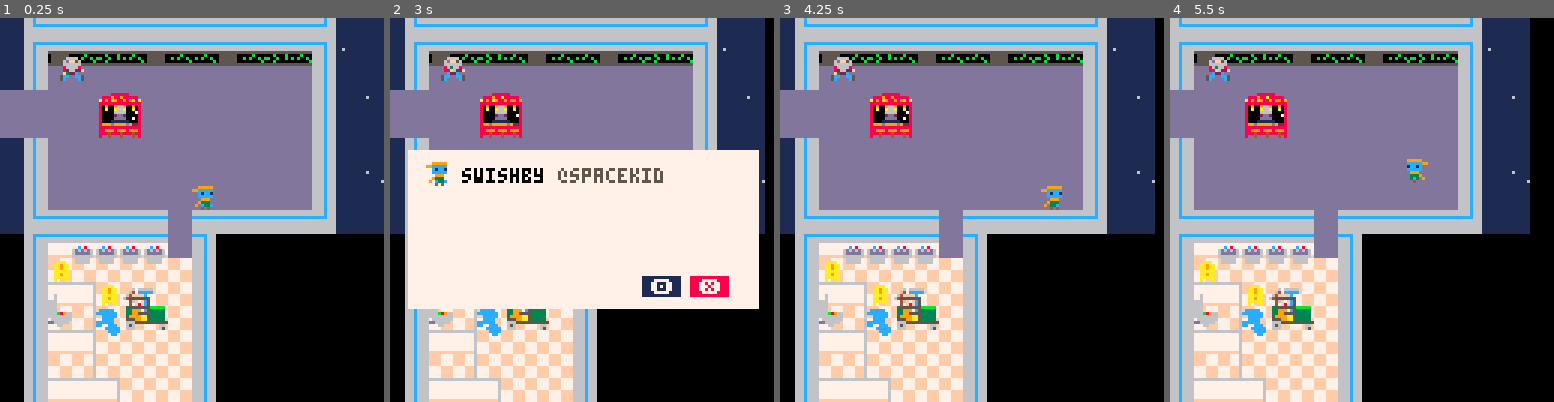
Above: before the commit, frames 1-4 (left to right).
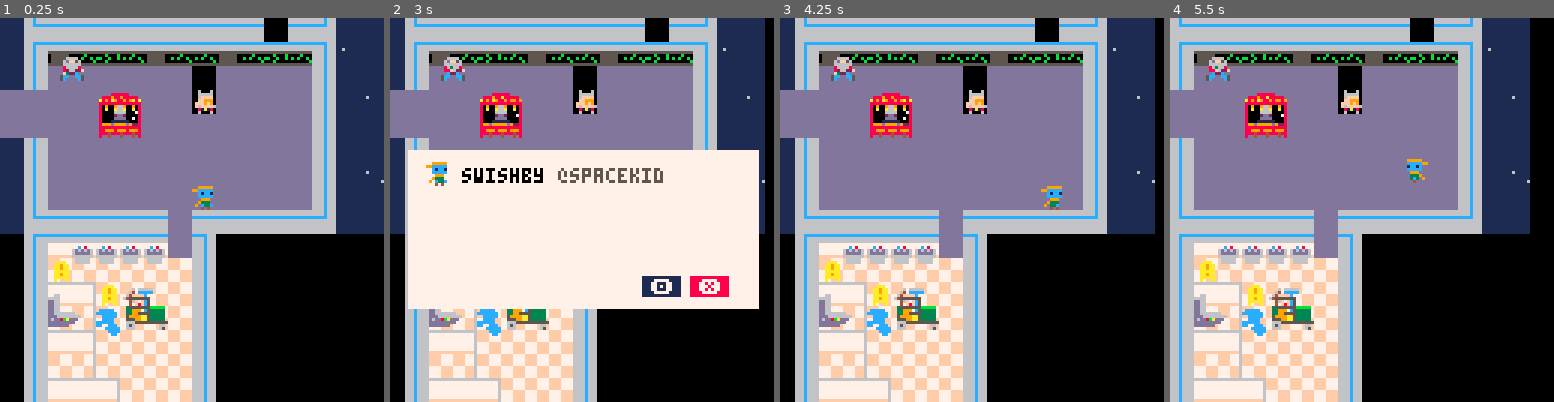
Above: after the commit, the same moments.

Repository: The-Cunning-Folk/verified
Game: PICO-8 cartridge verified.p8
Two runs of this game, one before a commit and one after it. Both use one fixed random seed, a clock stepped at 60 frames per second and the inputs below.
Inputs:
- Up to frame 1 (0.25 s): no input
- Up to frame 2 (3 s): tap X (X key) at 0.33, 1.07, 1.85, 2.97 s; tap O (Z key) at 0.7, 1.7, 2.1, 2.5, 2.9 s; hold Right 1.6-2.1 s; hold Up 2.15-2.42 s; hold Right from 2.47 s (still down)
- Up to frame 3 (4.25 s): release Right at 3.03 s; hold Left 3.08-3.58 s; tap O (Z key) at 3.3, 3.7, 4.1 s; hold Down 3.63-3.97 s; hold Right from 4.02 s (still down); tap X (X key) at 4.08 s
- Up to frame 4 (5.5 s): tap O (Z key) at 4.5, 4.9, 5.3 s; release Right at 4.68 s; hold Up 4.73-5.03 s; hold Left from 5.08 s (still down); tap X (X key) at 5.2 s

The runs differ from the first frame. In frame 1, 1.5% of the frame differs, in the area x 12-75%, y 0-81%; in frame 2, 1.4%; in frame 3, 1.5%; in frame 4, 1.5%.

Commit message:
speech bubble

Diff:
--- a/verified.p8
+++ b/verified.p8
@@ -655,10 +655,10 @@
 0001020202000202020202428242820000000000000001418100000100000000000000000040834383030001010000000000010000000000000000000000000000010101010000000101010100000000000101010100000100000000000000000000000000000000000000000000000000000000000000000000000000000000
 0000000000000000000000000000000000000000000000000000000000000000000000000000000000000000000000000000000000000000000000000000000000000000000000000000000000000000000000000000000000000000000000000000000000000000000000000000000000000000000000000000000000000000
 __map__
-474b42424242424242424242424a474700000000000000000000000000000000000000000000000000000000000000000000000000000000000000000000000000000000000000000000000000000000000000000000000000000000000000000000000000000000000000000000000000000000000000000000000000000000
+474b42424242424242424230424a474700000000000000000000000000000000000000000000000000000000000000000000000000000000000000000000000000000000000000000000000000000000000000000000000000000000000000000000000000000000000000000000000000000000000000000000000000000000
 4748545352535453535453525349454700000000000000000000000000000000000000000000000000000000000000000000000000000000000000000000000000000000000000000000000000000000000000000000000000000000000000000000000000000000000000000000000000000000000000000000000000000000
-4743404040404040404040404044474700000000000000000000000000000000000000000000000000000000000000000000000000000000000000000000000000000000000000000000000000000000000000000000000000000000000000000000000000000000000000000000000000000000000000000000000000000000
-4040404016174040404040404044474500000000000000000000000000000000000000000000000000000000000000000000000000000000000000000000000000000000000000000000000000000000000000000000000000000000000000000000000000000000000000000000000000000000000000000000000000000000
+4743404040404040304040404044474700000000000000000000000000000000000000000000000000000000000000000000000000000000000000000000000000000000000000000000000000000000000000000000000000000000000000000000000000000000000000000000000000000000000000000000000000000000
+4040404016174040074040404044474500000000000000000000000000000000000000000000000000000000000000000000000000000000000000000000000000000000000000000000000000000000000000000000000000000000000000000000000000000000000000000000000000000000000000000000000000000000
 4040404026274040404040404044474700000000000000000000000000000000000000000000000000000000000000000000000000000000000000000000000000000000000000000000000000000000000000000000000000000000000000000000000000000000000000000000000000000000000000000000000000000000
 4743404040404040404040404044474700000000000000000000000000000000000000000000000000000000000000000000000000000000000000000000000000000000000000000000000000000000000000000000000000000000000000000000000000000000000000000000000000000000000000000000000000000000
 4743404040404040404040404044474600000000000000000000000000000000000000000000000000000000000000000000000000000000000000000000000000000000000000000000000000000000000000000000000000000000000000000000000000000000000000000000000000000000000000000000000000000000
@@ -666,8 +666,8 @@
 474b42424242424042424242424a474700000000000000000000000000000000000000000000000000000000000000000000000000000000000000000000000000000000000000000000000000000000000000000000000000000000000000000000000000000000000000000000000000000000000000000000000000000000
 0048565757575740494141000000000000000000000000000000000000000000000000000000000000000000000000000000000000000000000000000000000000000000000000000000000000000000000000000000000000000000000000000000000000000000000000000000000000000000000000000000000000000000
 0043326767676761444141000000000000000000000000000000000000000000000000000000000000000000000000000000000000000000000000000000000000000000000000000000000000000000000000000000000000000000000000000000000000000000000000000000000000000000000000000000000000000000
-00431971321b1c61444141000000000000000000000000000000000000000000000000000000000000000000000000000000000000000000000000000000000000000000000000000000000000000000000000000000000000000000000000000000000000000000000000000000000000000000000000000000000000000000
-00432970622b2c61444141000000000000000000000000000000000000000000000000000000000000000000000000000000000000000000000000000000000000000000000000000000000000000000000000000000000000000000000000000000000000000000000000000000000000000000000000000000000000000000
+0043191a321b1c61444141000000000000000000000000000000000000000000000000000000000000000000000000000000000000000000000000000000000000000000000000000000000000000000000000000000000000000000000000000000000000000000000000000000000000000000000000000000000000000000
+0043292a622b2c61444141000000000000000000000000000000000000000000000000000000000000000000000000000000000000000000000000000000000000000000000000000000000000000000000000000000000000000000000000000000000000000000000000000000000000000000000000000000000000000000
 0043517163616161444141000000000000000000000000000000000000000000000000000000000000000000000000000000000000000000000000000000000000000000000000000000000000000000000000000000000000000000000000000000000000000000000000000000000000000000000000000000000000000000
 0043617061616161444141000000000000000000000000000000000000000000000000000000000000000000000000000000000000000000000000000000000000000000000000000000000000000000000000000000000000000000000000000000000000000000000000000000000000000000000000000000000000000000
 0043515171616161444141000000000000000000000000000000000000000000000000000000000000000000000000000000000000000000000000000000000000000000000000000000000000000000000000000000000000000000000000000000000000000000000000000000000000000000000000000000000000000000
Not shown, changed: 22 lines of the sprite sheet (__gfx__) section of verified.p8
